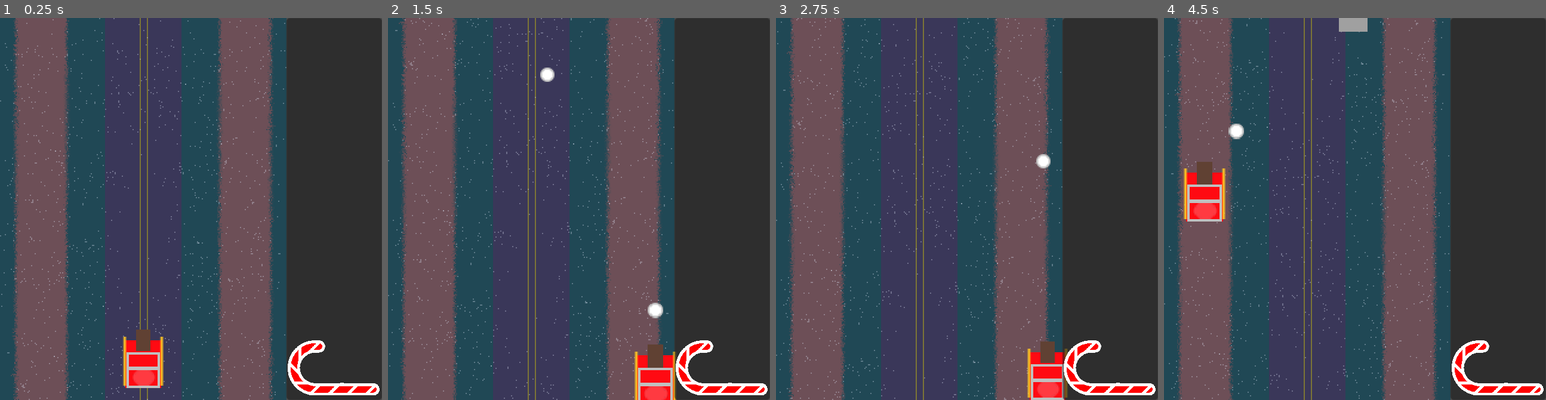
Above: before the commit, frames 1-4 (left to right).
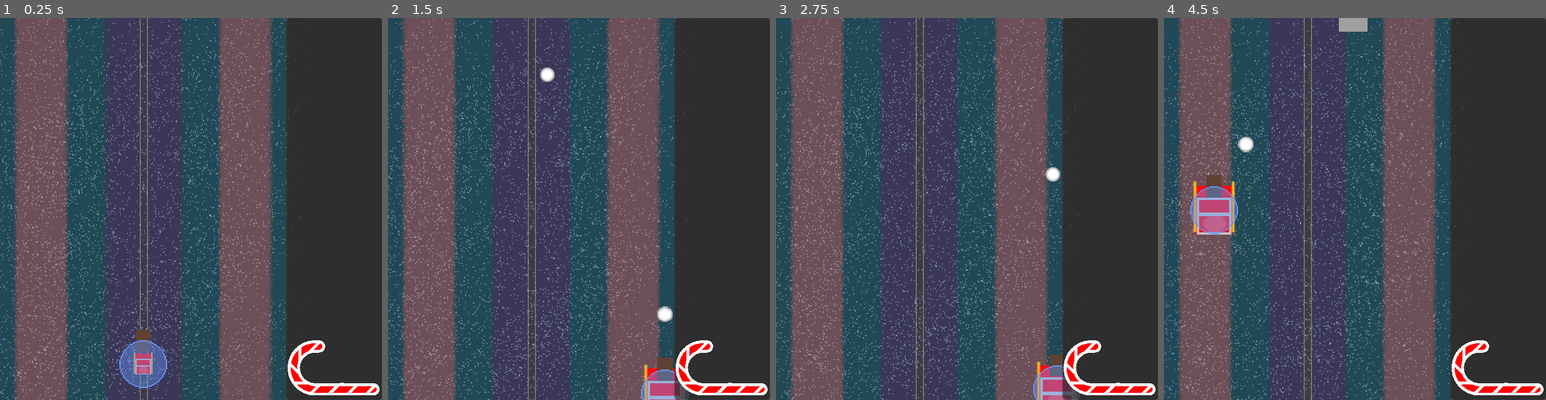
Above: after the commit, the same moments.

Repository: Zoidmania/gdex-2023-winter
Game: Godot game, scene res://stages/stage_north_america.tscn
The game is run twice, just before and just after one commit, with the same random seed, the same clock (stepped at 60 frames per second) and the same inputs. The engine's default icon, where the game draws it, is replaced by a stand-in: a white triangle on a blue panel in a dark square.
Inputs:
- Up to frame 1 (0.25 s): no input
- Up to frame 2 (1.5 s): hold Right (santa_move_right) 0.53-1.28 s; tap Space (santa_shoot) at 0.6, 1.35 s; hold Down (santa_move_down) from 1.28 s (still down)
- Up to frame 3 (2.75 s): release Down (santa_move_down) at 2.03 s; hold Right (santa_move_right) from 2.03 s (still down); tap Space (santa_shoot) at 2.1 s
- Up to frame 4 (4.5 s): release Right (santa_move_right) at 2.78 s; hold Up (santa_move_up) 2.78-3.53 s; tap Space (santa_shoot) at 2.85, 3.6, 4.35 s; hold Left (santa_move_left) from 3.53 s (still down)

The runs differ from the first frame. In frame 1, 7.7% of the frame differs, in the area x 0-77%, y 0-100%; in frame 2, 8.2%; in frame 3, 8.2%; in frame 4, 8.6%.

Commit message:
MAKE COOL SNOW EFFECT

Diff:
--- a/src/assets/background/snowroad.gd
+++ b/src/assets/background/snowroad.gd
@@ -5,5 +5,5 @@
 @onready var road_layer: ParallaxLayer = %road
 
 func _process(delta: float) -> void:
-    snow_layer.motion_offset.y += 40 * delta
+
     road_layer.motion_offset.y += 20 * delta
--- a/src/assets/background/snowroad.tscn
+++ b/src/assets/background/snowroad.tscn
@@ -1,10 +1,20 @@
-[gd_scene load_steps=4 format=3 uid="uid://bl8jggbyev5gg"]
+[gd_scene load_steps=5 format=3 uid="uid://bl8jggbyev5gg"]
 
 [ext_resource type="Script" path="res://assets/background/snowroad.gd" id="1_x2qc6"]
 [ext_resource type="Texture2D" uid="uid://cllhya30cvsvt" path="res://assets/background/background.png" id="2_g5e2n"]
 [ext_resource type="Texture2D" uid="uid://r7hrv3yasln2" path="res://assets/background/snow.png" id="3_v8t08"]
 
+[sub_resource type="ParticleProcessMaterial" id="ParticleProcessMaterial_tdh8n"]
+resource_local_to_scene = true
+emission_shape_offset = Vector3(20, -20, 0)
+angle_max = 210.3
+gravity = Vector3(-90, 90, 0)
+turbulence_enabled = true
+turbulence_noise_strength = 2.47
+turbulence_noise_scale = 2.369
+
 [node name="Snowroad" type="ParallaxBackground"]
+follow_viewport_scale = 1.22
 script = ExtResource("1_x2qc6")
 
 [node name="road" type="ParallaxLayer" parent="."]
@@ -18,9 +28,15 @@
 
 [node name="snow" type="ParallaxLayer" parent="."]
 unique_name_in_owner = true
-motion_mirroring = Vector2(0, 320)
 
-[node name="TextureRect" type="TextureRect" parent="snow"]
-offset_right = 40.0
-offset_bottom = 40.0
+[node name="GPUParticles2D" type="GPUParticles2D" parent="snow"]
+light_mask = 2
+visibility_layer = 2
+position = Vector2(119, 158)
+amount = 7
+process_material = SubResource("ParticleProcessMaterial_tdh8n")
 texture = ExtResource("3_v8t08")
+lifetime = 3.0
+preprocess = 12.12
+speed_scale = 1.5
+interp_to_end = 1.0
--- a/src/player/sleigh.tscn
+++ b/src/player/sleigh.tscn
@@ -14,9 +14,10 @@
 [ext_resource type="Script" path="res://components/health_component.gd" id="11_1edf7"]
 [ext_resource type="Script" path="res://components/flash_component.gd" id="11_2kk36"]
 [ext_resource type="PackedScene" uid="uid://d4du2p75v33rv" path="res://effects/explosion_effect.tscn" id="13_oytdb"]
+[ext_resource type="PackedScene" uid="uid://2o46vapqr8yu" path="res://shield.tscn" id="15_xh5xk"]
 
 [sub_resource type="RectangleShape2D" id="RectangleShape2D_mcae1"]
-size = Vector2(32, 40)
+size = Vector2(16, 19)
 
 [node name="Sleigh" type="Node2D"]
 script = ExtResource("1_1sigw")
@@ -24,6 +25,8 @@
 default_weapon = ExtResource("3_hbrjt")
 
 [node name="SleighSprite" type="Sprite2D" parent="."]
+position = Vector2(9.53674e-07, 0)
+scale = Vector2(0.458333, 0.4375)
 texture = ExtResource("2_m5w7w")
 
 [node name="WeaponMount" type="Marker2D" parent="."]
@@ -37,6 +40,7 @@
 flash_component = NodePath("../HurtFlashComponent")
 
 [node name="CollisionShape2D" type="CollisionShape2D" parent="HurtboxComponent"]
+position = Vector2(0, -0.5)
 shape = SubResource("RectangleShape2D_mcae1")
 debug_color = Color(0.917647, 0.196078, 0.517647, 0.419608)
 
@@ -76,3 +80,5 @@
 [node name="ExplosionSpawnerComponent" type="Node2D" parent="."]
 script = ExtResource("10_7c0i7")
 scene = ExtResource("13_oytdb")
+
+[node name="Shield" parent="." instance=ExtResource("15_xh5xk")]
--- /dev/null
+++ b/src/projectiles/cookie_shuriken.tscn
@@ -0,0 +1,56 @@
+[gd_scene load_steps=11 format=3 uid="uid://cf232gvy5u32r"]
+
+[ext_resource type="PackedScene" uid="uid://ookvicf7pm0s" path="res://projectiles/projectile.tscn" id="1_yh6be"]
+[ext_resource type="Texture2D" uid="uid://dyhpc0k0j0xlx" path="res://assets/powerup/cookieken.png" id="2_8rjqi"]
+[ext_resource type="Texture2D" uid="uid://d0xtvi8ld6w7e" path="res://assets/powerup/cookieken_45.png" id="3_dpmuh"]
+[ext_resource type="Texture2D" uid="uid://br46ywjg2v43v" path="res://assets/powerup/cookieken_135.png" id="4_3t8l4"]
+[ext_resource type="Texture2D" uid="uid://chsixqmi0288t" path="res://assets/powerup/cookieken_180.png" id="5_u2msp"]
+[ext_resource type="Texture2D" uid="uid://bky3nnge2e22h" path="res://assets/powerup/cookieken_225.png" id="6_niqq5"]
+[ext_resource type="Texture2D" uid="uid://bj0k8v3fri3qi" path="res://assets/powerup/cookieken_270.png" id="7_fus5x"]
+[ext_resource type="Texture2D" uid="uid://coph4m2pmn6am" path="res://assets/powerup/cookieken_315.png" id="8_avb4t"]
+
+[sub_resource type="RectangleShape2D" id="RectangleShape2D_gpfd6"]
+size = Vector2(33, 27)
+
+[sub_resource type="SpriteFrames" id="SpriteFrames_8khk8"]
+animations = [{
+"frames": [{
+"duration": 1.0,
+"texture": ExtResource("2_8rjqi")
+}, {
+"duration": 1.0,
+"texture": ExtResource("3_dpmuh")
+}, {
+"duration": 1.0,
+"texture": ExtResource("4_3t8l4")
+}, {
+"duration": 1.0,
+"texture": ExtResource("5_u2msp")
+}, {
+"duration": 1.0,
+"texture": ExtResource("6_niqq5")
+}, {
+"duration": 1.0,
+"texture": ExtResource("7_fus5x")
+}, {
+"duration": 1.0,
+"texture": ExtResource("8_avb4t")
+}],
+"loop": true,
+"name": &"default",
+"speed": 18.0
+}]
+
+[node name="CookieShuriken" instance=ExtResource("1_yh6be")]
+
+[node name="Sprite2D" parent="." index="0"]
+visible = false
+texture = ExtResource("2_8rjqi")
+
+[node name="CollisionShape2D" type="CollisionShape2D" parent="HitboxComponent" index="0"]
+position = Vector2(1.5, -0.5)
+shape = SubResource("RectangleShape2D_gpfd6")
+
+[node name="AnimatedSprite2D" type="AnimatedSprite2D" parent="." index="5"]
+sprite_frames = SubResource("SpriteFrames_8khk8")
+frame_progress = 0.905059
--- /dev/null
+++ b/src/shield.gd
@@ -0,0 +1,18 @@
+extends Node2D
+
+var maxHealth = 4
+# Called when the node enters the scene tree for the first time.
+func _ready():
+    pass # Replace with function body.
+
+
+# Called every frame. 'delta' is the elapsed time since the previous frame.
+func _process(delta):
+    pass
+
+
+func _on_health_component_health_changed(health):
+    if(health <= maxHealth/2):
+        $Sprite2D.texture = load('res://assets/powerup/shield cracked.png')
+    if(health == 0):
+        queue_free()
--- /dev/null
+++ b/src/shield.tscn
@@ -0,0 +1,41 @@
+[gd_scene load_steps=8 format=3 uid="uid://2o46vapqr8yu"]
+
+[ext_resource type="Script" path="res://shield.gd" id="1_b0wr3"]
+[ext_resource type="Script" path="res://components/health_component.gd" id="1_yxoys"]
+[ext_resource type="Script" path="res://components/hurtbox_component.gd" id="2_o5okf"]
+[ext_resource type="Texture2D" uid="uid://bu8luijd3hmmn" path="res://hud-ui/shield full.png" id="3_mccr1"]
+[ext_resource type="Script" path="res://components/scale_component.gd" id="5_ashuh"]
+[ext_resource type="Script" path="res://components/flash_component.gd" id="6_8nwxi"]
+
+[sub_resource type="CircleShape2D" id="CircleShape2D_vbwhl"]
+radius = 19.0263
+
+[node name="Shield" type="Node2D"]
+script = ExtResource("1_b0wr3")
+
+[node name="HealthComponent" type="Node" parent="."]
+script = ExtResource("1_yxoys")
+health = 4
+
+[node name="HurtboxComponent" type="Area2D" parent="." node_paths=PackedStringArray("health_component", "scale_component", "flash_component")]
+script = ExtResource("2_o5okf")
+health_component = NodePath("../HealthComponent")
+scale_component = NodePath("../ScaleComponent")
+flash_component = NodePath("../FlashComponent")
+
+[node name="CollisionShape2D" type="CollisionShape2D" parent="HurtboxComponent"]
+shape = SubResource("CircleShape2D_vbwhl")
+
+[node name="Sprite2D" type="Sprite2D" parent="."]
+texture = ExtResource("3_mccr1")
+
+[node name="ScaleComponent" type="Node" parent="." node_paths=PackedStringArray("sprite")]
+script = ExtResource("5_ashuh")
+sprite = NodePath("../Sprite2D")
+
+[node name="FlashComponent" type="Node" parent="." node_paths=PackedStringArray("sprite")]
+script = ExtResource("6_8nwxi")
+sprite = NodePath("../Sprite2D")
+
+[connection signal="health_changed" from="HealthComponent" to="." method="_on_health_component_health_changed"]
+[connection signal="hurt" from="HurtboxComponent" to="." method="_on_hurtbox_component_hurt"]
Binary file added: src/assets/powerup/shield cracked.png
Not shown, added: src/assets/powerup/shield cracked.png.import
Binary file added: src/assets/powerup/shield full.png
Not shown, added: src/assets/powerup/shield full.png.import
Binary file added: src/hud-ui/shield cracked.png
Not shown, added: src/hud-ui/shield cracked.png.import
Binary file added: src/hud-ui/shield full.png
Not shown, added: src/hud-ui/shield full.png.import
Binary file added: src/hud-ui/snowy sky dense.png
Not shown, added: src/hud-ui/snowy sky dense.png.import
Not shown: 1 places in src/player/sleigh.tscn that only renumber resources
